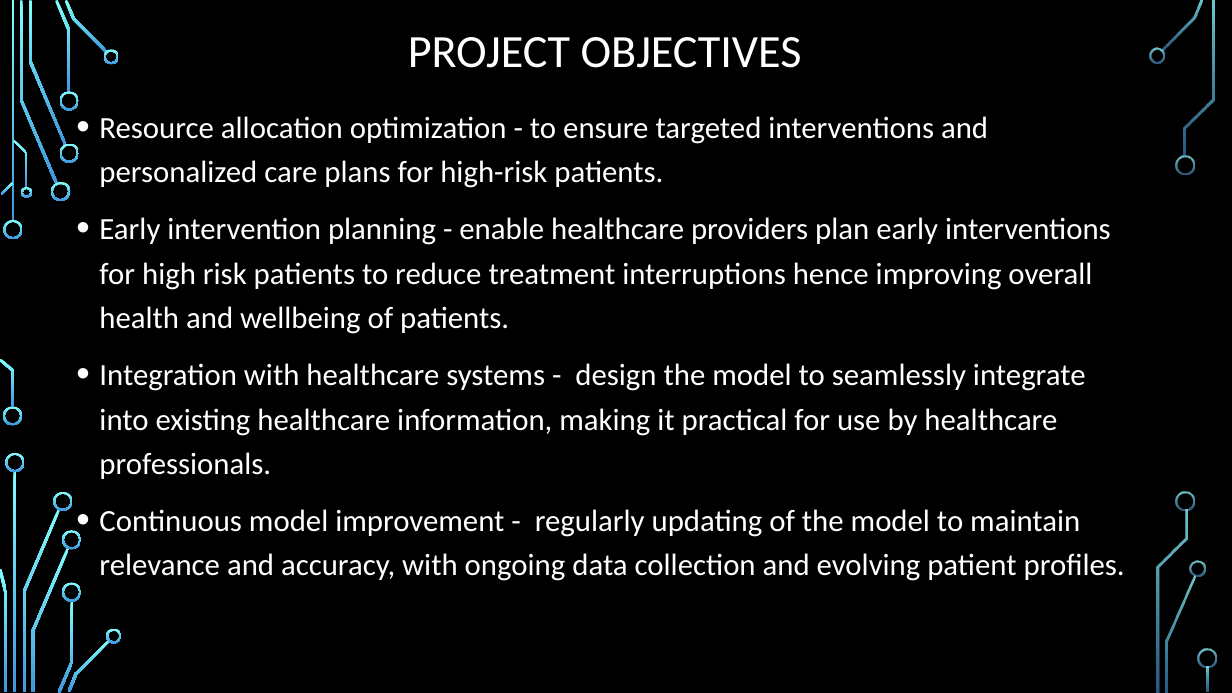
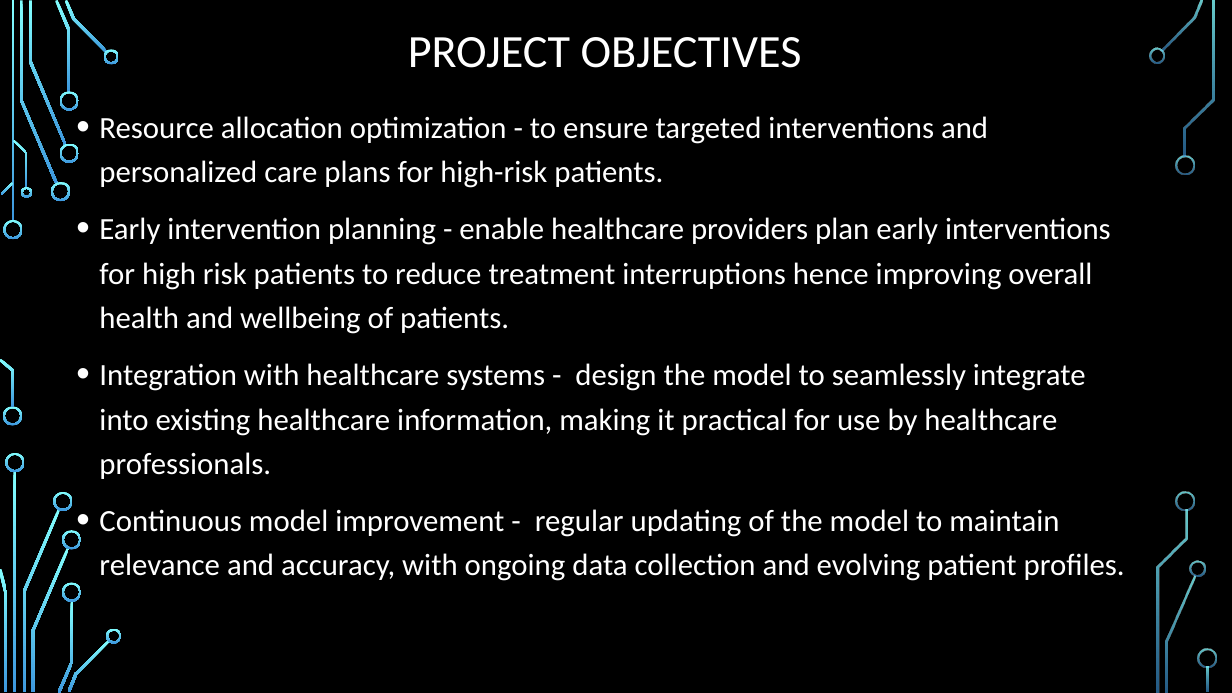
Before and after one commit to Philipmwasi/Patient-Risk-Stratification, a slide deck: slide 3 of HackathonPPP.pptx. Drawn at 1232x693 pixels with LibreOffice and Linux fonts; fonts in the diff are those of the drawing; background and template pictures are left out. Boxes give left, top, right and bottom in pixels: in the first picture for what was removed or moved away, otherwise in the second. Text is boxed around its words. In the diff, an @@ line names an element or a change of style, - is before the commit and + after.

```diff
--- a/HackathonPPP.pptx
+++ b/HackathonPPP.pptx
@@ text at [99,509,1125,581]: text changed @@
-• Continuous model improvement - regularly updating of the model to maintain relevance and accuracy, with ongoing data collection and evolving patient profiles.
+• Continuous model improvement - regular updating of the model to maintain relevance and accuracy, with ongoing data collection and evolving patient profiles.
```
Also in this commit, not shown: 1 other slide changed.
